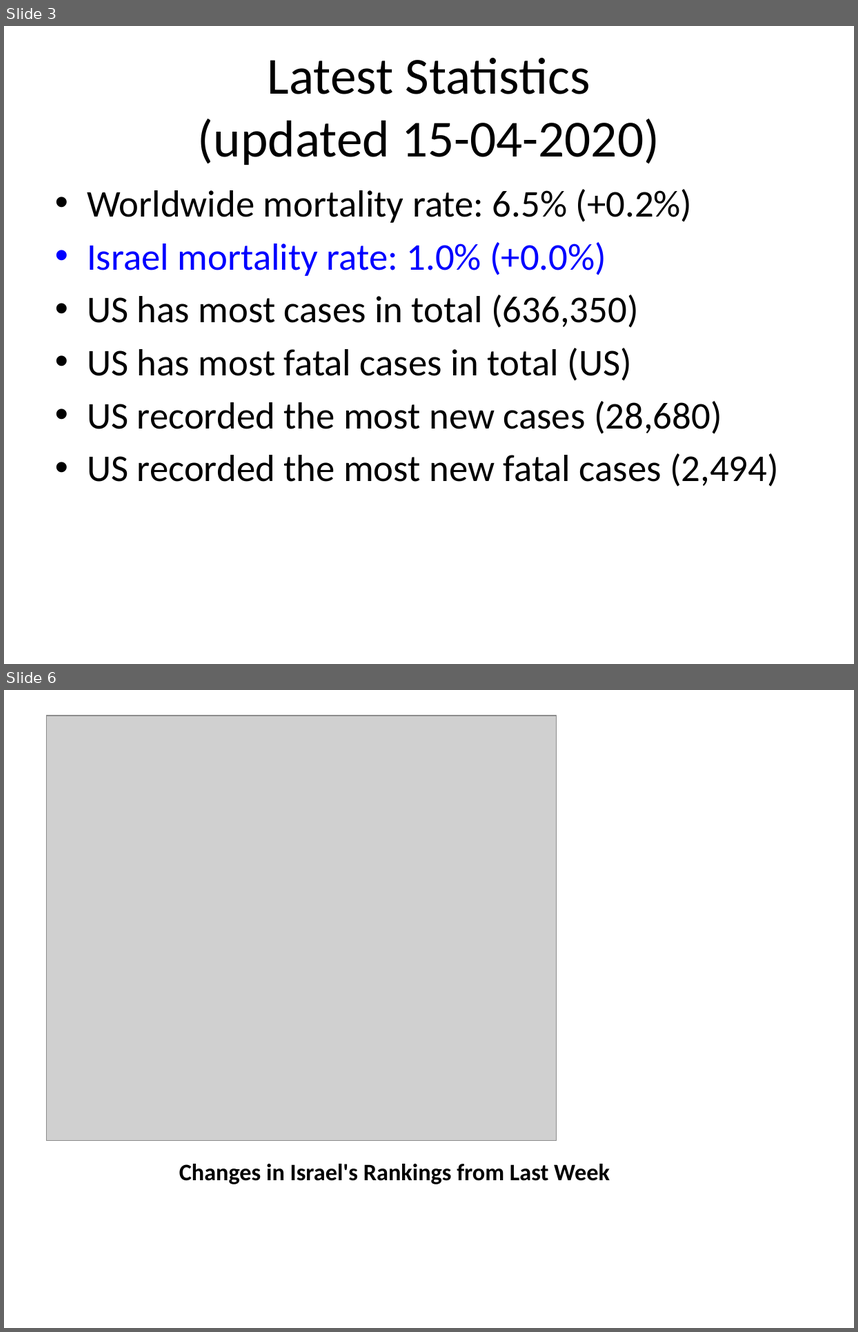
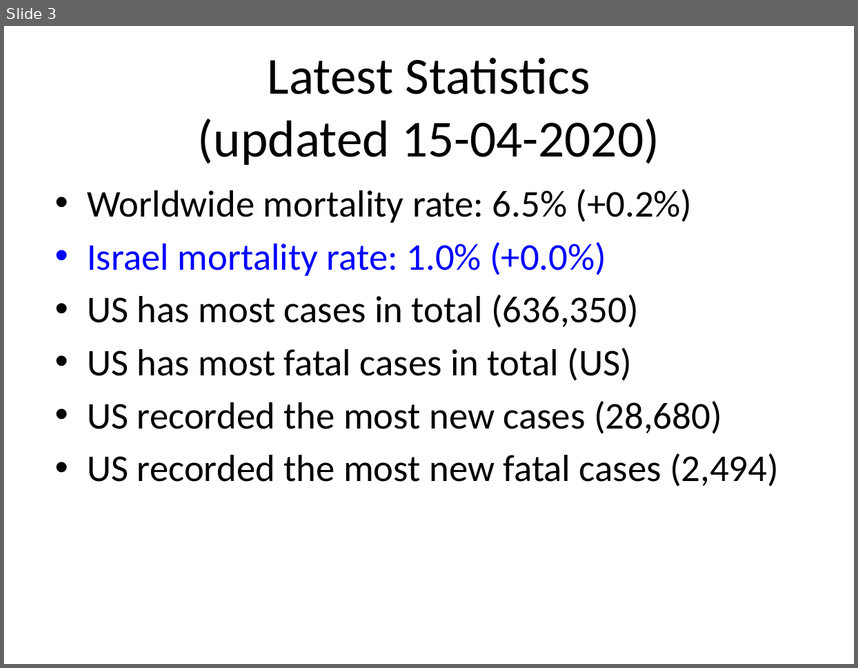
Before and after one commit to Eladweller/COVID-19-worldwide-analysis, a slide deck: Presentations/COVID-19 15-04-2020.pptx. Shown one above the other, each under a label of ours: slides 3 and 6 before the commit, slide 3 after it; the slides between them are not shown. The pictures are 858x1332 and 858x668 pixels, drawn with LibreOffice and Linux fonts; fonts in the diff are those of the drawing; grey boxes stand for pictures. Boxes give left, top, right and bottom in pixels: in the first picture for what was removed or moved away, otherwise in the second. Text is boxed around its words. In the diff, an @@ line names an element or a change of style, - is before the commit and + after.

```diff
--- a/Presentations/COVID-19 15-04-2020.pptx
+++ b/Presentations/COVID-19 15-04-2020.pptx
@@ slide 6 removed at (4, 690, 854, 1328), background #FFFFFF @@
@@ picture removed at (47, 716, 557, 1141) @@
@@ title removed at (179, 1163, 610, 1184) @@
-Changes in Israel's Rankings from Last Week
```
Also in this commit, not shown: 32 slides added, 28 other slides removed, 24 other files.
